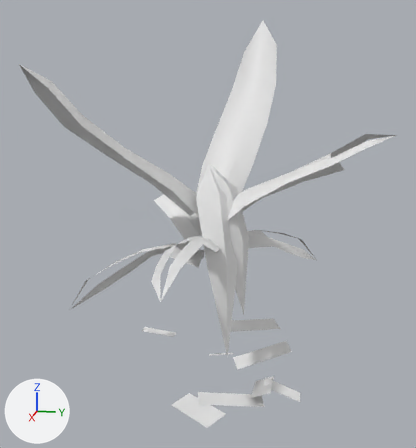
What one commit did to the OBJ model game/assets/models/plants/SM_Plant_HeliconiaClump_Leaf_LOD1.obj.
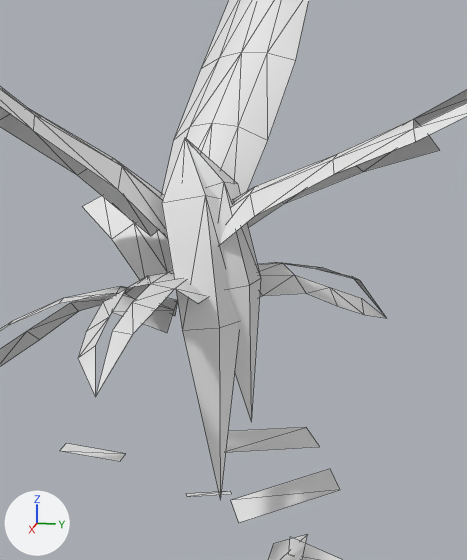
There are two pictures of each version: one whole from a 50 mm lens placed at (4.81, 0.96, 2.53), pointed at (0.06, 0.01, 1.34), one close up on the part from 26% to 86% of the width and 20% to 87% of the height. The axes (+X, +Y, +Z) are drawn at lower left. The lights are the same throughout. The last two pictures show the newer version. The close-ups show mesh edges as thin lines. Where no turn or scale is listed for an object, it has been applied to the vertices. Vertices at exactly the same position are counted once.

Objects in the first close-up: 'SM_Plant_HeliconiaClump_Leaf_LOD1'.
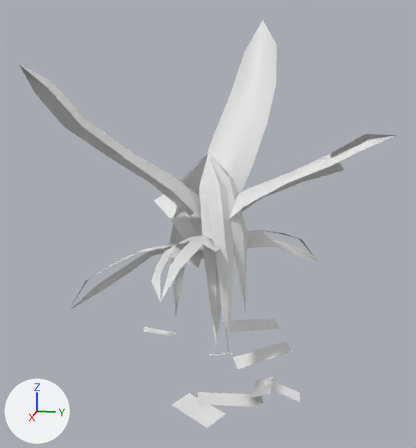
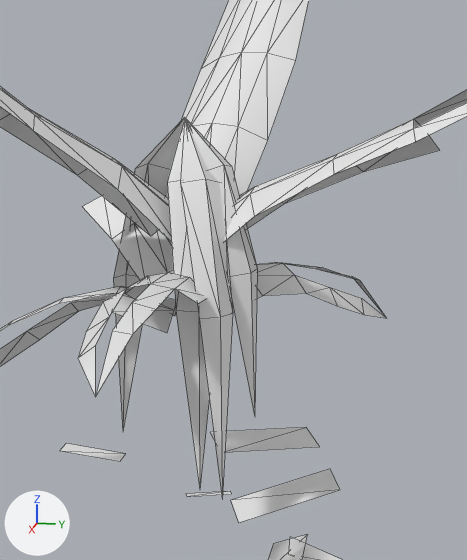
What differs and where, as boxes (x1, y1, x2, y2) in the close-ups (467 x 560 px):
```json
{"part": 1, "of": "me_sm_plant_heliconiaclump_leaf_lod1", "change": "built on", "before": [162, 137, 261, 500], "after": [113, 117, 257, 498]}
```

Edits to the scene script, one JSON object a line:
```json
{"block": "me_sm_plant_heliconiaclump_leaf_lod1", "where": "# used by ob_sm_plant_heliconiaclump_leaf_lod1; location = (0.0, 0.0, 0.0)"}
{"op": "remove", "block": "me_sm_plant_heliconiaclump_leaf_lod1", "code": "me_sm_plant_heliconiaclump_leaf_lod1.from_pydata(...)  # 219 vertices, 234 faces; spans x -1.4..1.37, y -1.33..1.5, z -0.04..3.15"}
{"op": "add", "block": "me_sm_plant_heliconiaclump_leaf_lod1", "code": "me_sm_plant_heliconiaclump_leaf_lod1.from_pydata(...)  # 233 vertices, 250 faces; spans x -1.4..1.37, y -1.33..1.5, z -0.04..3.15"}
{"block": "me_sm_plant_heliconiaclump_leaf_lod1", "change": "me_sm_plant_heliconiaclump_leaf_lod1 part 1"}
{"block": "me_sm_plant_heliconiaclump_leaf_lod1", "change": "1 vertex is removed from x 0.0, y 0.0, z 1.86"}
{"block": "me_sm_plant_heliconiaclump_leaf_lod1", "change": "6 faces are deleted"}
{"block": "me_sm_plant_heliconiaclump_leaf_lod1", "change": "14 vertices move from x -0.07..0.45, y -0.05..0.36, z 0.29..1.68 to x 0.01..0.45, y 0.03..0.37, z 0.3..1.76"}
{"block": "me_sm_plant_heliconiaclump_leaf_lod1", "change": "15 vertices are added at x -0.27..0.4, y -0.4..0.22, z 0.27..1.95"}
{"block": "me_sm_plant_heliconiaclump_leaf_lod1", "change": "22 new faces join them"}
```
